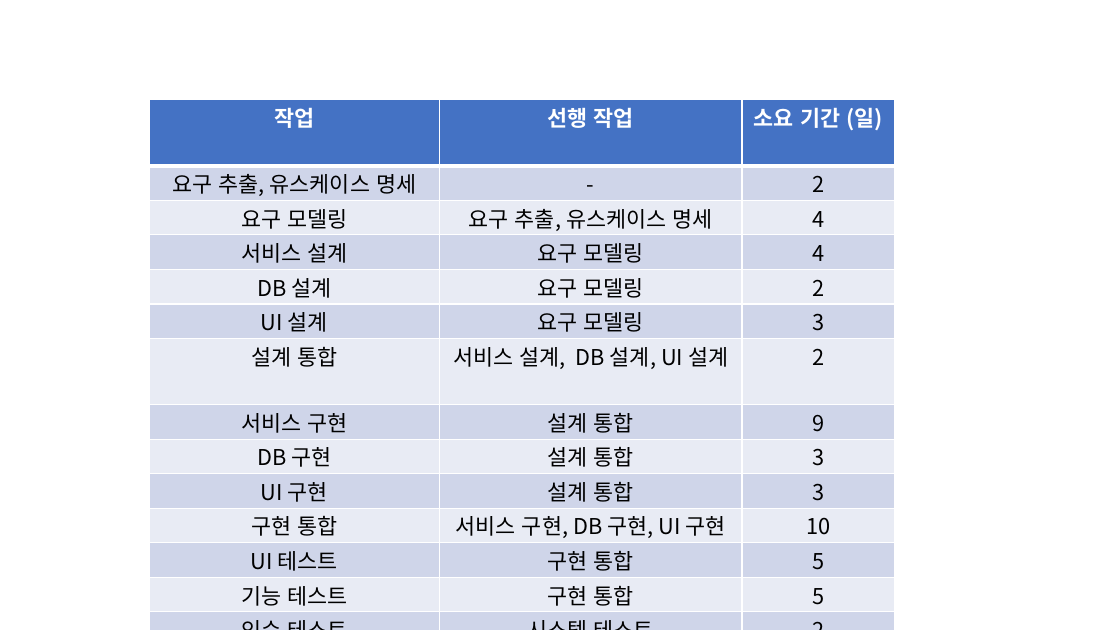
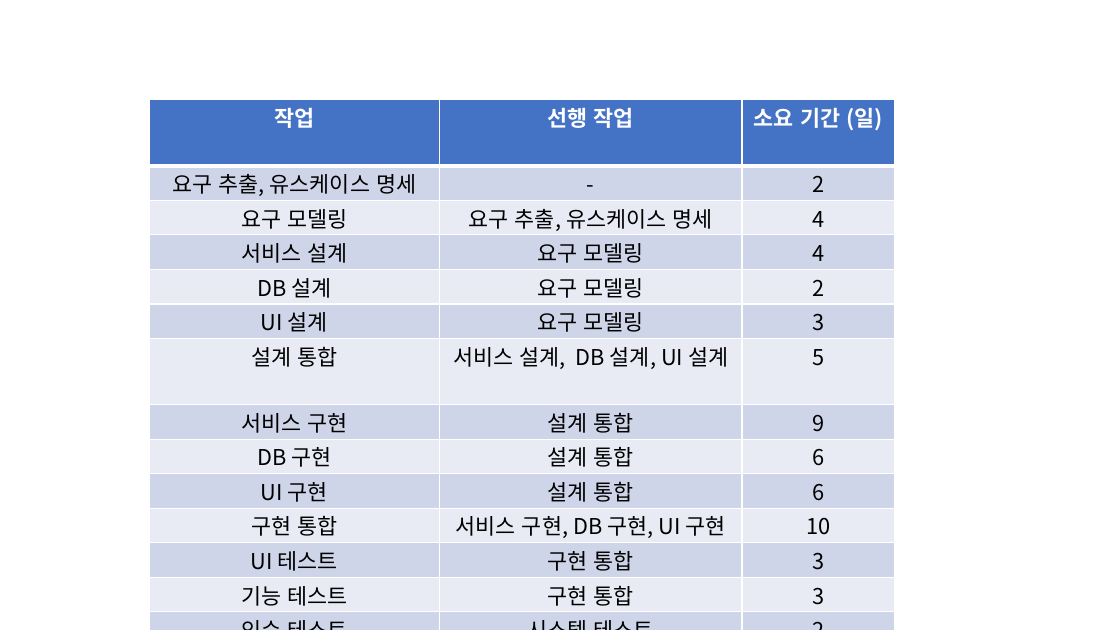
Before and after one commit to gusrb3164/sw_engineering_project, a slide deck: slide 3 of 계획서/WBS,CPM.pptx. Drawn at 1120x630 pixels with LibreOffice and Linux fonts; fonts in the diff are those of the drawing. Boxes give left, top, right and bottom in pixels: in the first picture for what was removed or moved away, otherwise in the second. Text is boxed around its words. In the diff, an @@ line names an element or a change of style, - is before the commit and + after.

```diff
--- a/계획서/WBS,CPM.pptx
+++ b/계획서/WBS,CPM.pptx
@@ table at <box>149,100,894,610</box> @@
-row 7, column 3: 2
+row 7, column 3: 5
-row 9, column 3: 3
+row 9, column 3: 6
-row 10, column 3: 3
+row 10, column 3: 6
-row 12, column 3: 5
+row 12, column 3: 3
-row 13, column 3: 5
+row 13, column 3: 3
+row 15: 최종 검수 및 배포 | 인수 테스트 | 4
```
Also in this commit, not shown: 2 other slides changed, 2 other files.
